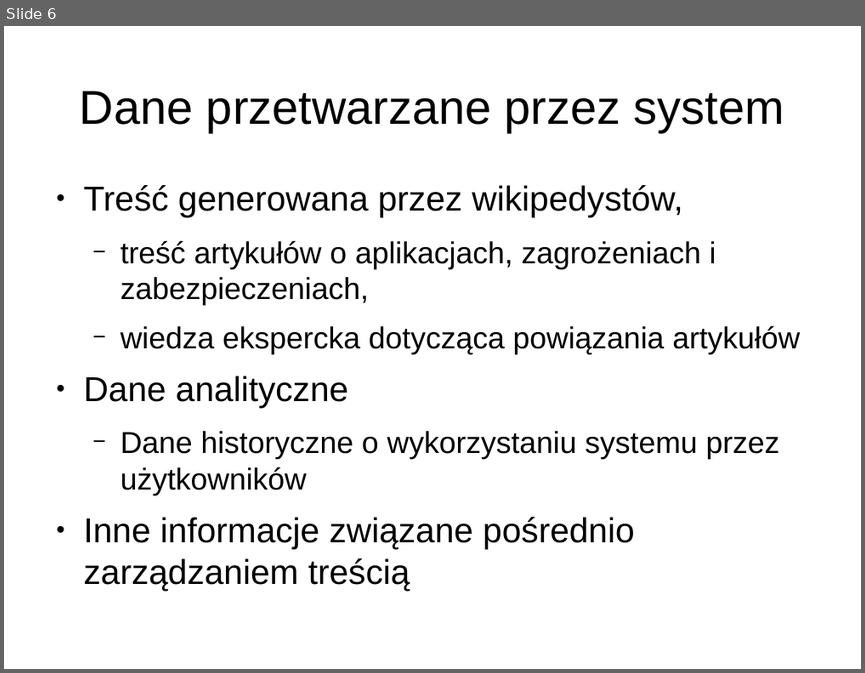
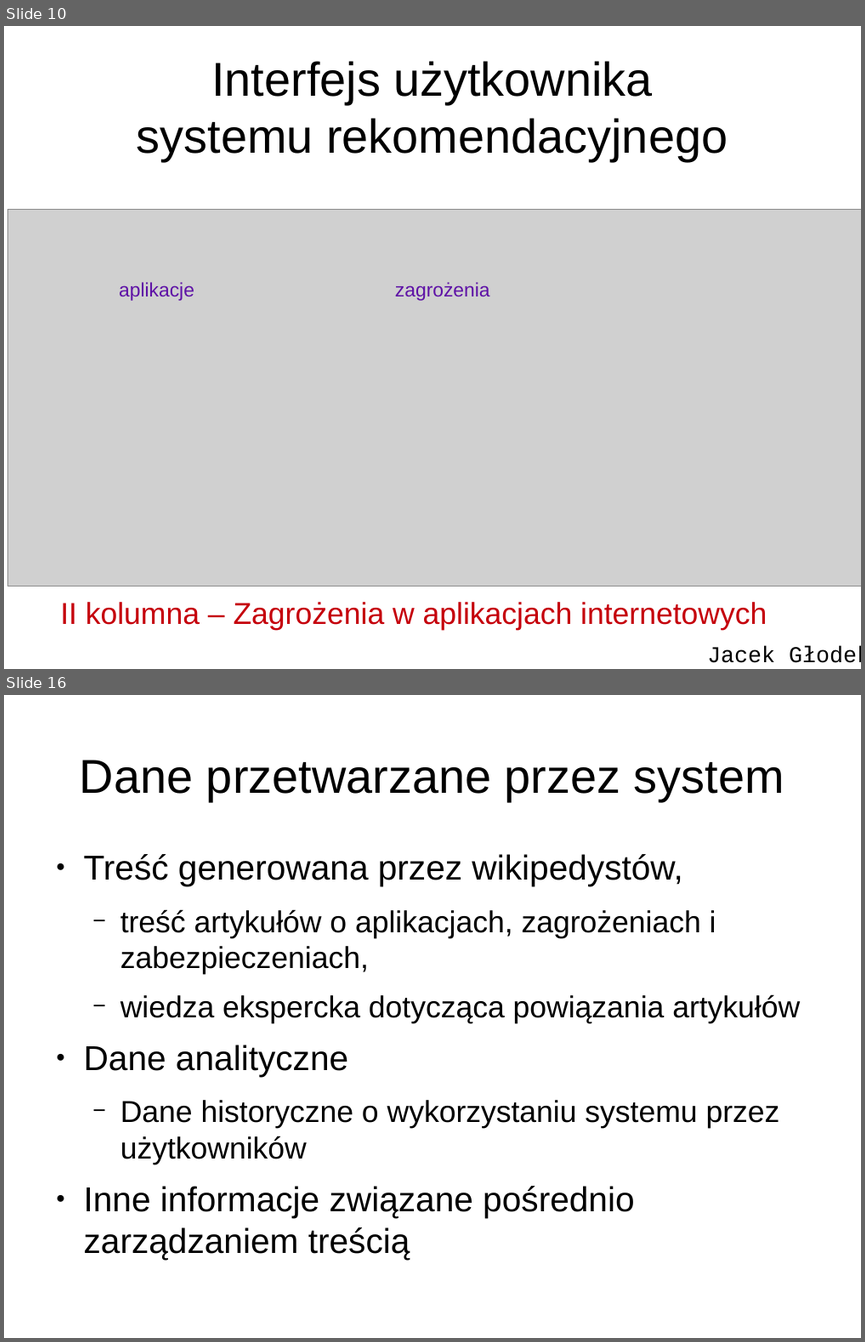
Before and after one commit to jglodek/wiki-expert, a slide deck: SDM2.odp. Shown one above the other, each under a label of ours: slide 6 before the commit, slides 10 and 16 after it; the slides between them are not shown. The pictures are 865x673 and 865x1342 pixels, drawn with LibreOffice and Linux fonts; fonts in the diff are those of the drawing; grey boxes stand for pictures. Boxes give left, top, right and bottom in pixels: in the first picture for what was removed or moved away, otherwise in the second. Text is boxed around its words. In the diff, an @@ line names an element or a change of style, - is before the commit and + after.

```diff
--- a/SDM2.odp
+++ b/SDM2.odp
@@ slide 10 added at bbox=[4, 26, 861, 669], background #FFFFFF @@
@@ title added at bbox=[137, 61, 727, 161], 44 pt, text #000000 @@
+Interfejs użytkownika
+systemu rekomendacyjnego
@@ picture added at bbox=[8, 210, 861, 586] @@
@@ text added at bbox=[119, 282, 194, 301], 18 pt, text #5E11A6 @@
+aplikacje
@@ text added at bbox=[395, 282, 490, 301], 18 pt, text #5E11A6 @@
+zagrożenia
@@ text added at bbox=[60, 601, 766, 630], 28 pt, text #C5000B @@
+II kolumna – Zagrożenia w aplikacjach internetowych
@@ text added at bbox=[707, 646, 861, 663], 21 pt, text #000000 @@
+Jacek Głodek
@@ what was slide 6 is now slide 16 @@
```
Also in this commit, not shown: 7 slides changed, 13 other slides added, 2 slides removed, 2 other files.
